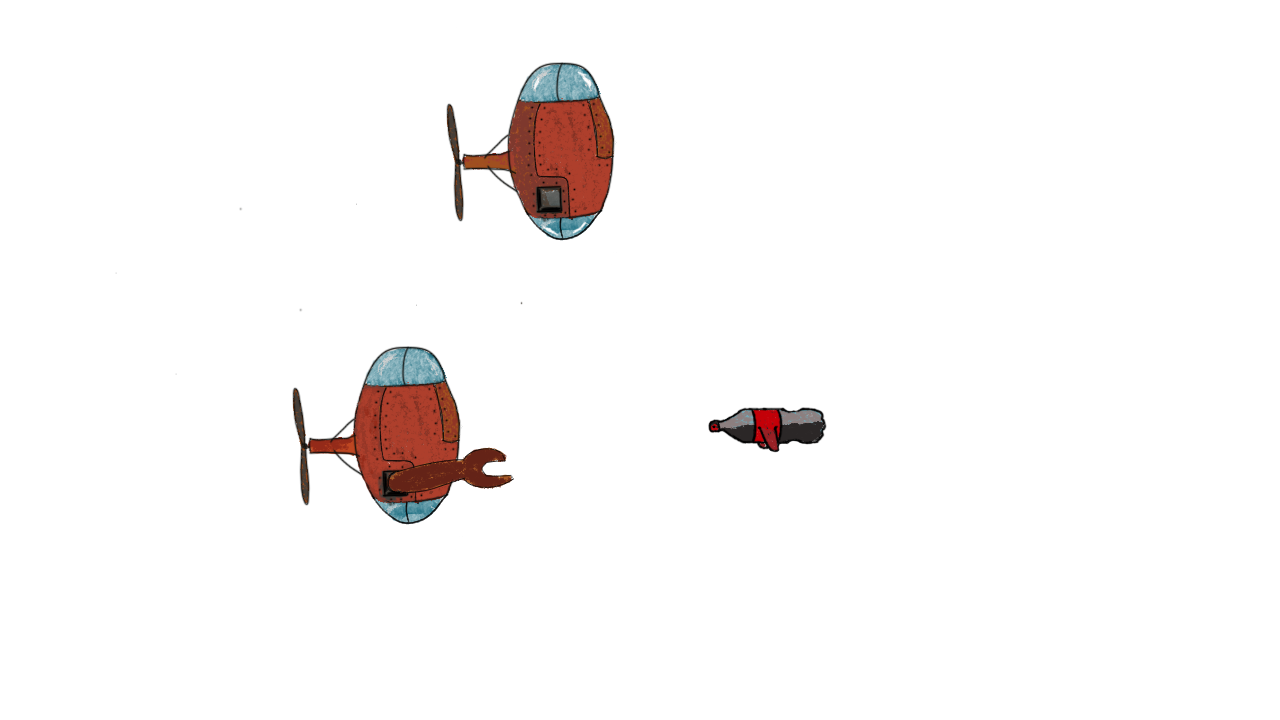
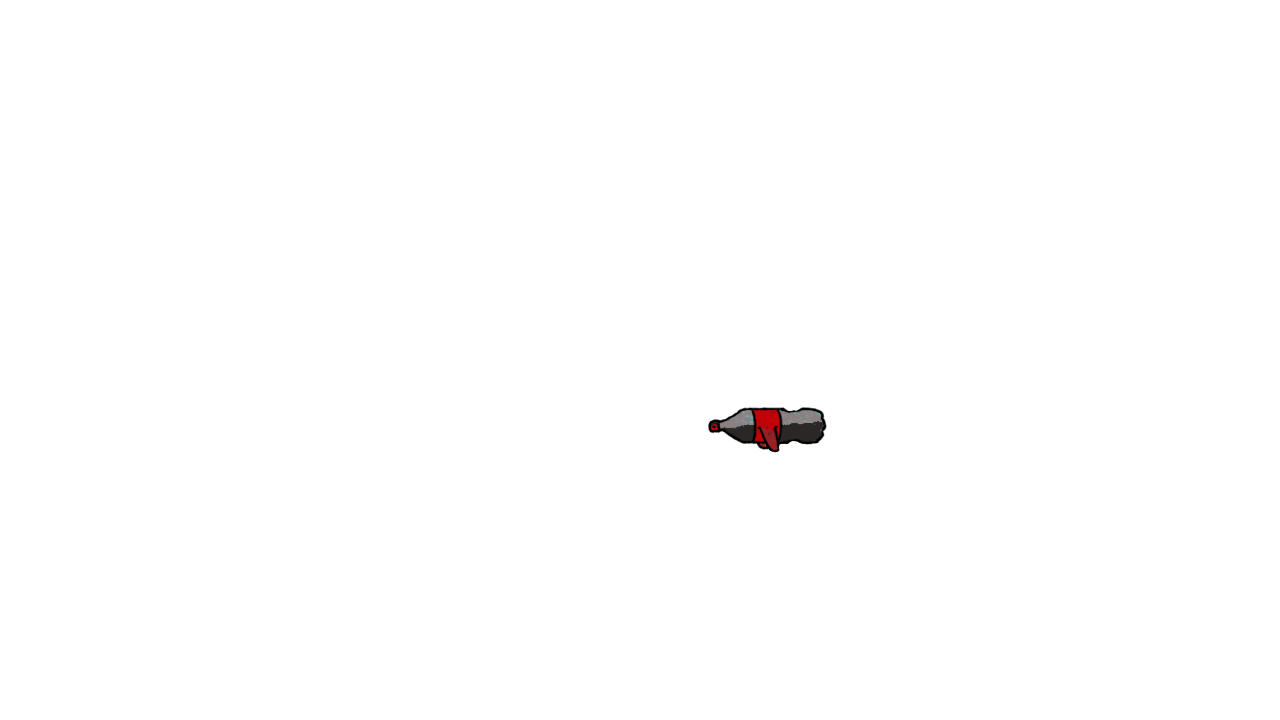
Revision of a layered 1280 x 720 image; what changed, layer by layer:
hid "Calque 18" over [386, 448, 514, 494]
hid "Calque 19" over [386, 448, 512, 494]
hid "Calque 20" over [386, 447, 513, 494]
hid "Calque 16 copie" over [115, 62, 617, 383]
hid "Calque 16" over [372, 301, 523, 502]
hid "Calque 2" over [175, 304, 461, 525]
hid "Calque 6" over [294, 379, 459, 507]
added layer "ennemi_bouteille" above "Calque 11" over [708, 407, 827, 453]
hid "Calque 10" over [708, 407, 825, 453]
hid "Calque 9" over [435, 382, 460, 442]
hid "Calque 7" over [293, 389, 309, 503]
hid "couleur" over [312, 382, 460, 501]
hid "Calque 3" over [308, 382, 458, 501]
hid "Calque 4" over [355, 383, 459, 503]
hid "Calque 17" over [306, 385, 417, 503]
hid "Calque 5" over [363, 346, 463, 525]
removed layer "Arrière-plan" over [115, 62, 827, 525]
